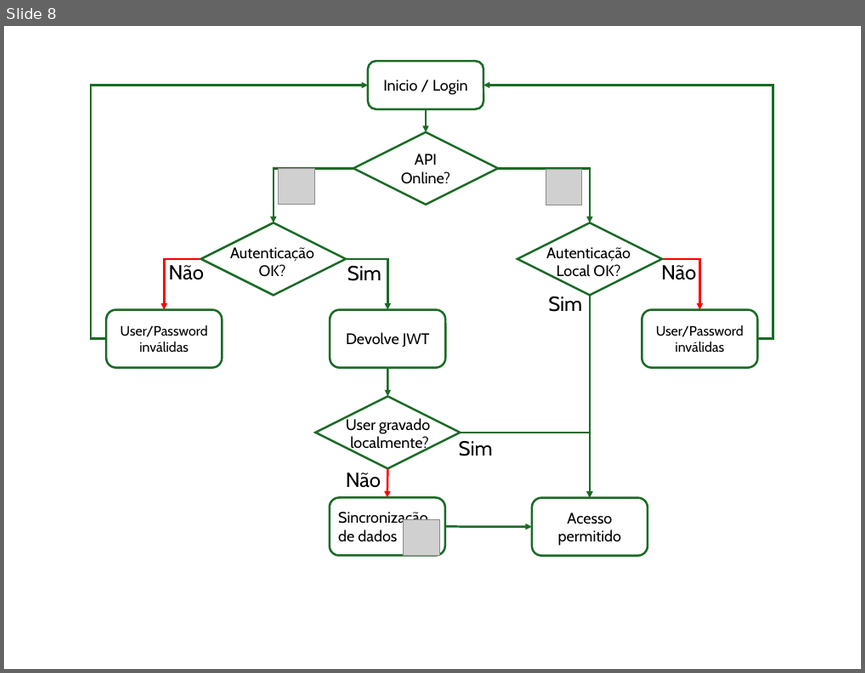
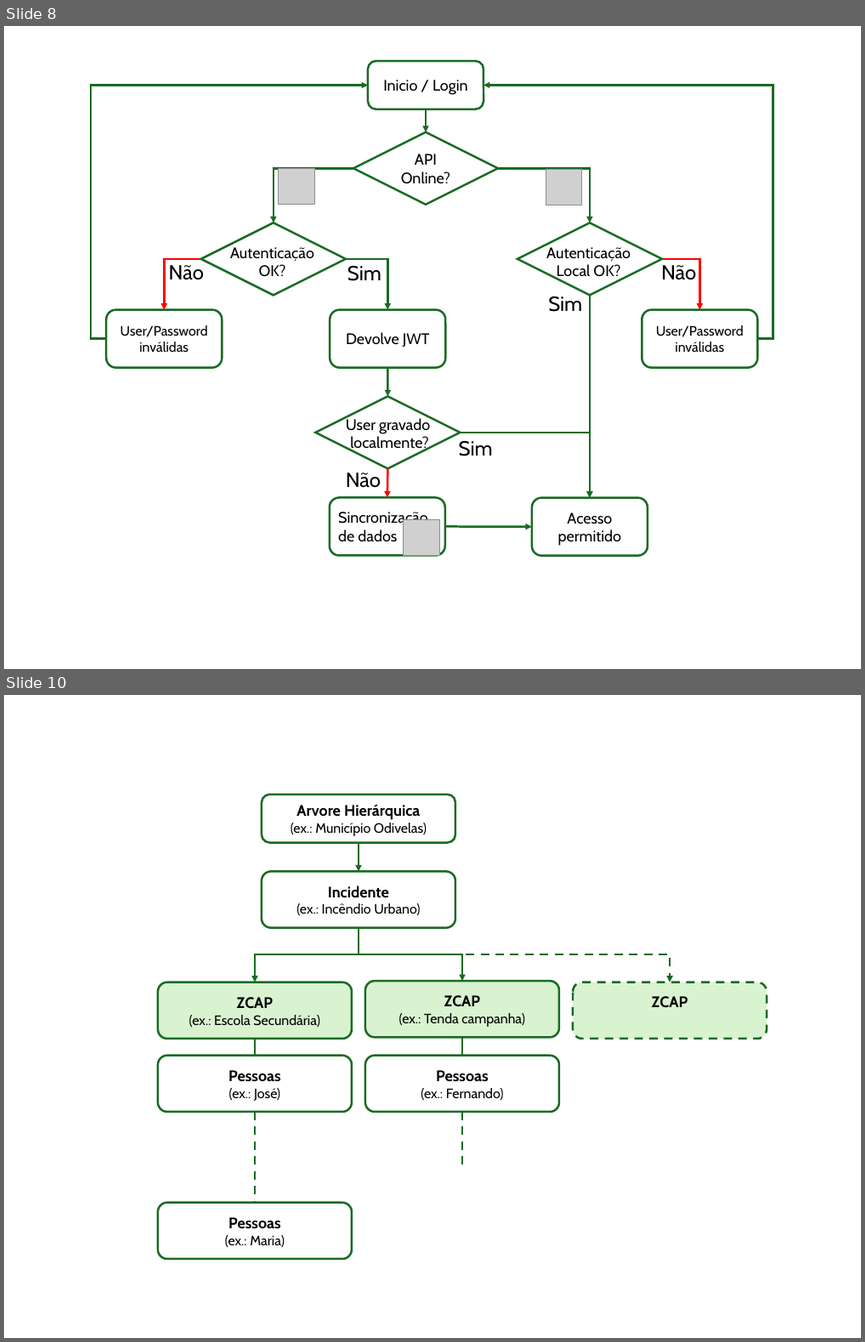
Before and after one commit to Dimas48263/PS_Project_2425, a slide deck: Entregas/06 Final Report/Cartaz v2.pptx. Shown one above the other, each under a label of ours: slide 8 before the commit, slides 8 and 10 after it; the slides between them are not shown. The pictures are 865x673 and 865x1342 pixels, drawn with LibreOffice and Linux fonts; fonts in the diff are those of the drawing; grey boxes stand for pictures. Boxes give left, top, right and bottom in pixels: in the first picture for what was removed or moved away, otherwise in the second. Text is boxed around its words. In the diff, an @@ line names an element or a change of style, - is before the commit and + after.

```diff
--- a/Entregas/06 Final Report/Cartaz v2.pptx
+++ b/Entregas/06 Final Report/Cartaz v2.pptx
@@ slide 10 added at box(4, 695, 861, 1338), background #FFFFFF @@
@@ rounded rectangle added at box(262, 794, 455, 843), fill #FFFFFF, outline #196B24 2.5 pt, 16 pt, text #000000 @@
+Arvore Hierárquica
+(ex.: Município Odivelas)
@@ arrow added from (358, 843) to (358, 871), #196B24 2.5 pt @@
@@ rounded rectangle added at box(262, 871, 455, 928), fill #FFFFFF, outline #196B24 2.5 pt, 16 pt, text #000000 @@
+Incidente
+(ex.: Incêndio Urbano)
@@ elbow arrow added from (358, 928) to (255, 982), #196B24 2.5 pt @@
@@ elbow arrow added from (358, 928) to (670, 982), #196B24 2.5 pt dashed @@
@@ elbow arrow added from (358, 928) to (462, 981), #196B24 2.5 pt @@
@@ rounded rectangle added at box(158, 982, 352, 1038), fill #D9F2D0, outline #196B24 2.5 pt, 16 pt, text #000000 @@
+ZCAP
+(ex.: Escola Secundária)
@@ rounded rectangle added at box(365, 981, 559, 1037), fill #D9F2D0, outline #196B24 2.5 pt, 16 pt, text #000000 @@
+ZCAP
+(ex.: Tenda campanha)
@@ rounded rectangle added at box(573, 982, 766, 1038), fill #D9F2D0, outline #196B24 2.5 pt dashed, 18 pt, text #000000, bold @@
+ZCAP
@@ line added from (255, 1038) to (255, 1055), #196B24 2.5 pt @@
@@ line added from (462, 1037) to (462, 1055), #196B24 2.5 pt @@
@@ rounded rectangle added at box(158, 1055, 352, 1111), fill #FFFFFF, outline #196B24 2.5 pt, 16 pt, text #000000 @@
+Pessoas
+(ex.: José)
@@ rounded rectangle added at box(365, 1055, 559, 1111), fill #FFFFFF, outline #196B24 2.5 pt, 16 pt, text #000000 @@
+Pessoas
+(ex.: Fernando)
@@ line added from (255, 1111) to (255, 1202), #196B24 2.5 pt dashed @@
@@ line added from (462, 1111) to (462, 1169), #196B24 2.5 pt dashed @@
@@ rounded rectangle added at box(158, 1202, 352, 1259), fill #FFFFFF, outline #196B24 2.5 pt, 16 pt, text #000000 @@
+Pessoas
+(ex.: Maria)
```
Also in this commit, not shown: 1 other slide added, 6 other files.
